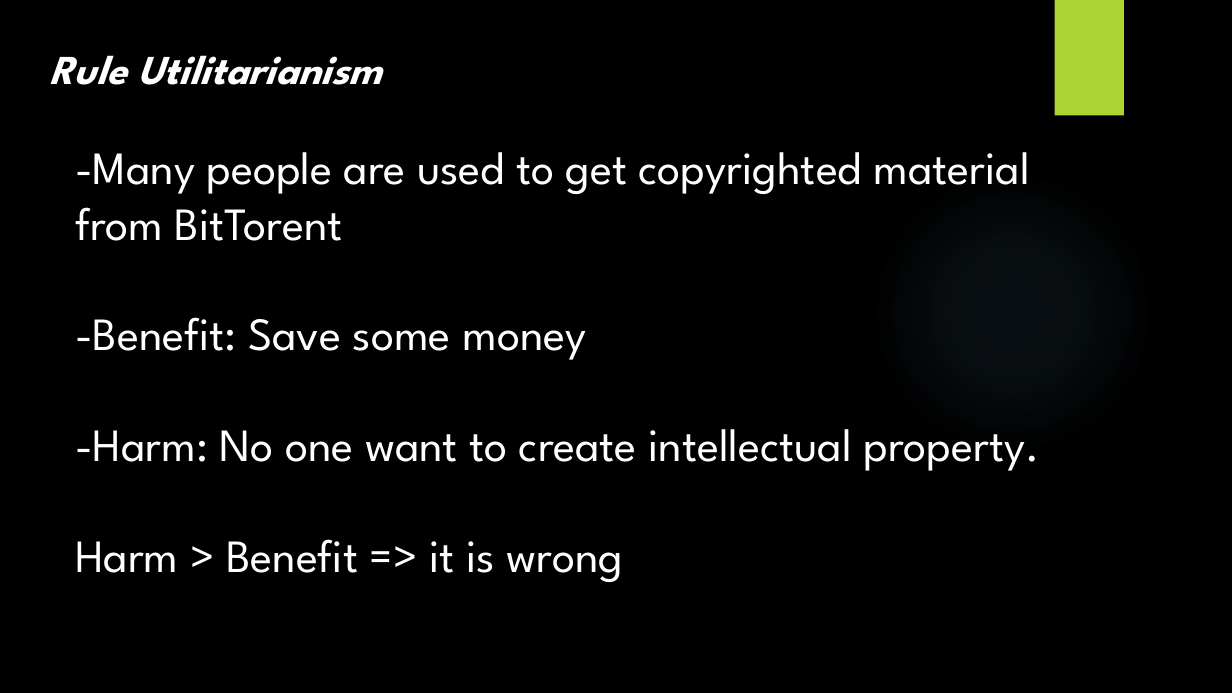
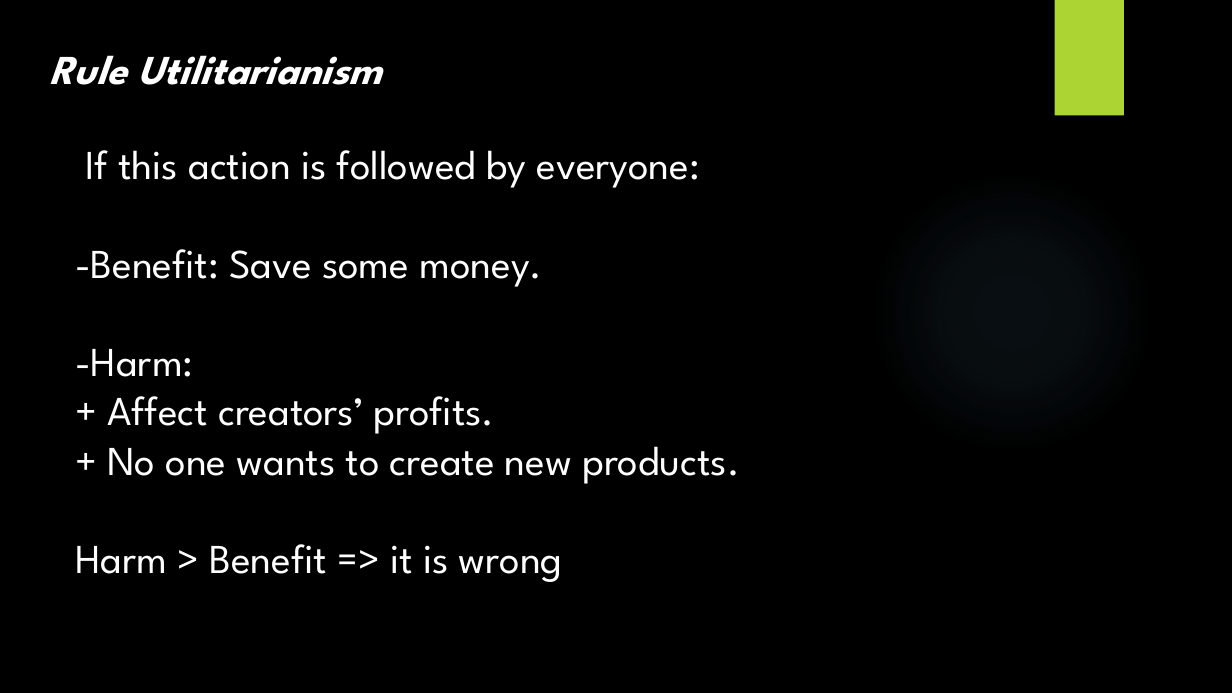
Before and after one commit to ttpro1995/ethics_final_latex, a slide deck: slide 16 of 1351040_1351030.pptx. Drawn at 1232x693 pixels with LibreOffice and Linux fonts; fonts in the diff are those of the drawing; background and template pictures are left out. Boxes give left, top, right and bottom in pixels: in the first picture for what was removed or moved away, otherwise in the second. Text is boxed around its words. In the diff, an @@ line names an element or a change of style, - is before the commit and + after.

```diff
--- a/1351040_1351030.pptx
+++ b/1351040_1351030.pptx
@@ text at [75,150,740,484]: text changed; size 36 to 32 pt @@
--Many people are used to get copyrighted material from BitTorent
--Benefit: Save some money
--Harm: No one want to create intellectual property.
+If this action is followed by everyone:
+-Benefit: Save some money.
+-Harm:
++ Affect creators’ profits.
++ No one wants to create new products.
@@ text at [75,544,563,582]: size 36 to 32 pt in "Harm > Benefit => it is wrong" @@
```
Also in this commit, not shown: 8 other slides changed, 3 slides added, 2 slides removed, 3 other files.
